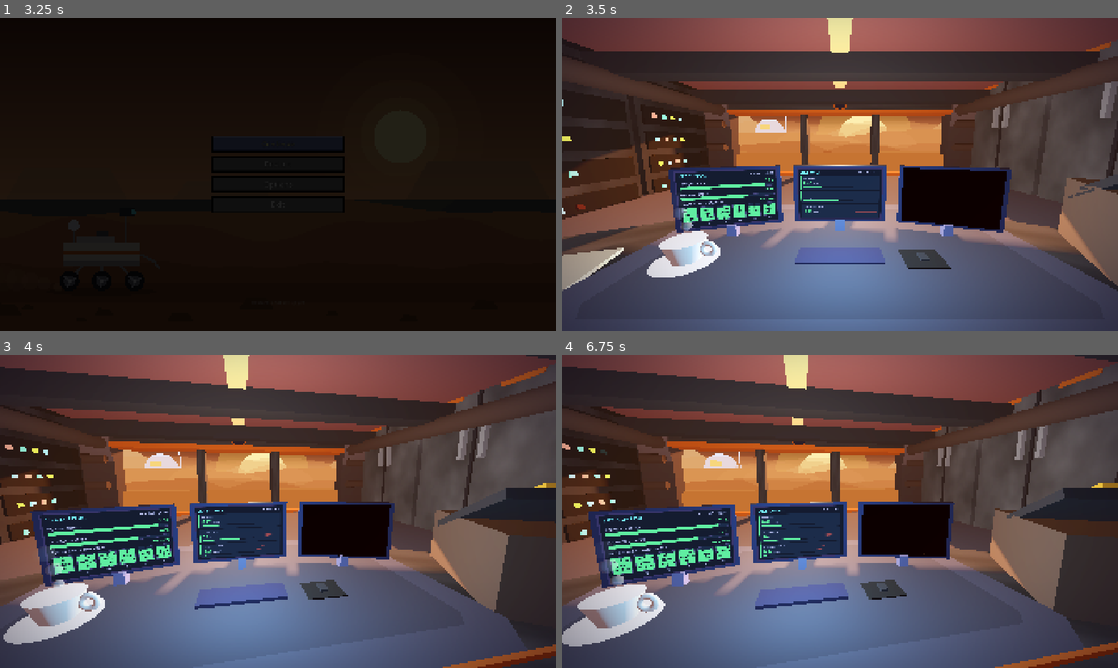
Above: before the commit, frames 1-4 (two rows, left to right).
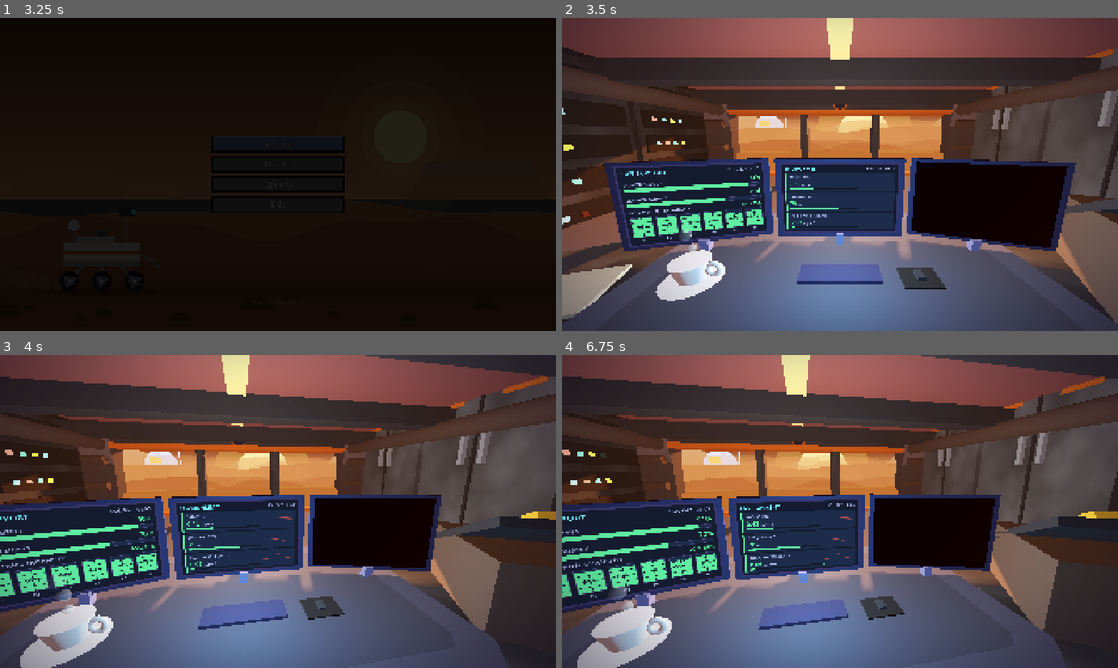
Above: after the commit, the same moments.

Repository: PolarLordStar/junior-astruonaut-mission-trainer
Game: Godot game, scene res://main_menu.tscn
Same seed, same stepped clock (60 frames per second), same inputs: the game is played once before the commit and once after it.
Inputs (mouse positions are in pixels of both pictures, inside the frame that each line leads up to):
- Up to frame 1 (3.25 s): click "Restart" at 0.5 s; click "Restart" at 1.25 s; click "Restart" at 2 s; click "Continue" at 2.75 s
- Up to frame 2 (3.5 s): no input
- Up to frame 3 (4 s): move the mouse to (400, 495) at 3.52 s
- Up to frame 4 (6.75 s): move the mouse to (728, 527) at 4.27 s; move the mouse to (895, 442) at 5.02 s; move the mouse to (812, 574) at 5.77 s; move the mouse to (1006, 558) at 6.52 s

Frame 1 is identical in both runs. In frame 2, 32% of the frame differs, in the area x 0-100%, y 0-98%; in frame 3, 34%, in the area x 0-100%, y 0-100%; in frame 4, 34%.

Commit message:
Monitor size and text size

Diff:
--- a/main/game/room/scripts/control_room.gd
+++ b/main/game/room/scripts/control_room.gd
@@ -47,7 +47,9 @@
 const RED := Color("ff5a4a")
 const DARK := Color("2d2e55")
 const LAV_DARK := Color("6b6ca4")
-const CAM_PITCH := -9.0    # how far the camera looks down (degrees)
+const CAM_PITCH := -11.0   # how far the camera looks down (degrees)
+const CAM_HEIGHT := 0.62   # camera height as a fraction of the room height (a bit higher = monitors sit lower, so the window stays visible)
+const MONITOR_SCALE := 1.4 # 1.0 = original monitor size. Bigger = easier to read, but covers more of the window
 const SHOW_MENU_ON_START := false
 
 # ---- data nodes: CHILD nodes of ControlRoom, found automatically by group (names/order do not matter) ----
@@ -702,9 +704,13 @@
 	rig.scale = Vector3.ONE * u
 	add_child(rig)
 	# three monitors, the outer two angled towards the player
-	_monitor(rig, _status_viewport, Vector3(-1.7, 0.62, -0.2), 16.0)          # left: life support
-	_monitor(rig, _env_viewport, Vector3(0.0, 0.62, -0.42), 0.0)              # middle: radiation / oxygen / perchlorate
-	_monitor(rig, _alerts_viewport, Vector3(1.7, 0.62, -0.2), -16.0)          # right: warnings only
+	# MONITOR_SCALE makes them bigger; the side ones move outward so they never overlap the middle one,
+	# and all three keep the same gap above the desk (their bottom edge stays put, they grow upward).
+	var mon_y := 0.145 + 0.475 * MONITOR_SCALE
+	var mon_side := 0.76 * MONITOR_SCALE * (1.0 + cos(deg_to_rad(16.0))) + 0.12
+	_monitor(rig, _status_viewport, Vector3(-mon_side, mon_y, -0.2), 16.0)    # left: life support
+	_monitor(rig, _env_viewport, Vector3(0.0, mon_y, -0.42), 0.0)             # middle: radiation / oxygen / perchlorate
+	_monitor(rig, _alerts_viewport, Vector3(mon_side, mon_y, -0.2), -16.0)    # right: warnings only
 	_box(rig, Vector3(0, 0.02, 0.45), Vector3(1.1, 0.04, 0.35), DARK)              # keyboard
 	_box(rig, Vector3(1.05, 0.008, 0.5), Vector3(0.5, 0.016, 0.4), Color("17181d"))  # mouse pad
 	_box(rig, Vector3(1.05, 0.035, 0.5), Vector3(0.1, 0.04, 0.16), Color("2b2d36"))  # mouse
@@ -737,13 +743,13 @@
 func _monitor(parent: Node3D, vp: SubViewport, pos: Vector3, yaw: float) -> void:
 	if vp == null:
 		return
-	var bezel := _box(parent, pos, Vector3(1.52, 0.95, 0.07), DARK)
+	var bezel := _box(parent, pos, Vector3(1.52 * MONITOR_SCALE, 0.95 * MONITOR_SCALE, 0.07), DARK)
 	bezel.rotation_degrees.y = yaw
-	var stand_h := pos.y - 0.475 + 0.04
+	var stand_h := pos.y - 0.475 * MONITOR_SCALE + 0.04
 	_box(parent, Vector3(pos.x, stand_h / 2.0, pos.z), Vector3(0.14, stand_h, 0.14), LAV_DARK)
 	var quad := MeshInstance3D.new()
 	var q := QuadMesh.new()
-	q.size = Vector2(1.4, 0.875)
+	q.size = Vector2(1.4, 0.875) * MONITOR_SCALE
 	quad.mesh = q
 	var mat := StandardMaterial3D.new()
 	mat.shading_mode = BaseMaterial3D.SHADING_MODE_UNSHADED
@@ -765,7 +771,7 @@
 func _camera(desk: Dictionary) -> void:
 	var u: float = float(desk["width"]) / 5.0
 	var dpos: Vector3 = desk["pos"]
-	cam.position = Vector3(dpos.x, wall_h * 0.55, minf(dpos.z + 2.6 * u, -tile * 0.3))
+	cam.position = Vector3(dpos.x, wall_h * CAM_HEIGHT, minf(dpos.z + 2.6 * u, -tile * 0.3))
 	cam.rotation_degrees = Vector3(CAM_PITCH, 0, 0)   # fov and "current" are set on the Camera3D node
 
 
--- a/main/game/room/stat_row.tscn
+++ b/main/game/room/stat_row.tscn
@@ -43,7 +43,7 @@
 unique_name_in_owner = true
 layout_mode = 2
 theme_override_colors/font_color = Color(0.5490, 0.5804, 0.7843, 1)
-theme_override_font_sizes/font_size = 15
+theme_override_font_sizes/font_size = 20
 text = "NAME"
 
 [node name="ValueLine" type="HBoxContainer" parent="Margin/Layout/Left"]
@@ -62,7 +62,7 @@
 layout_mode = 2
 size_flags_vertical = 8
 theme_override_colors/font_color = Color(0.5490, 0.5804, 0.7843, 1)
-theme_override_font_sizes/font_size = 16
+theme_override_font_sizes/font_size = 20
 text = "%"
 
 [node name="Bar" type="ProgressBar" parent="Margin/Layout/Left"]
Not shown, changed: main/game/room/scripts/control_room.gd.uid
